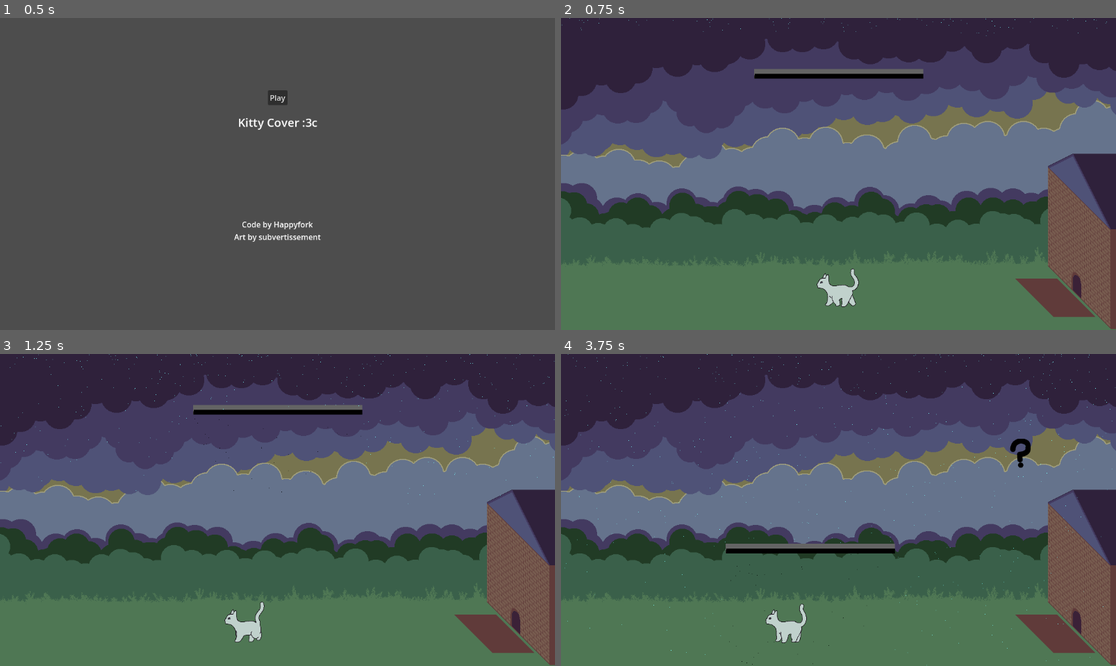
Above: before the commit, frames 1-4 (two rows, left to right).
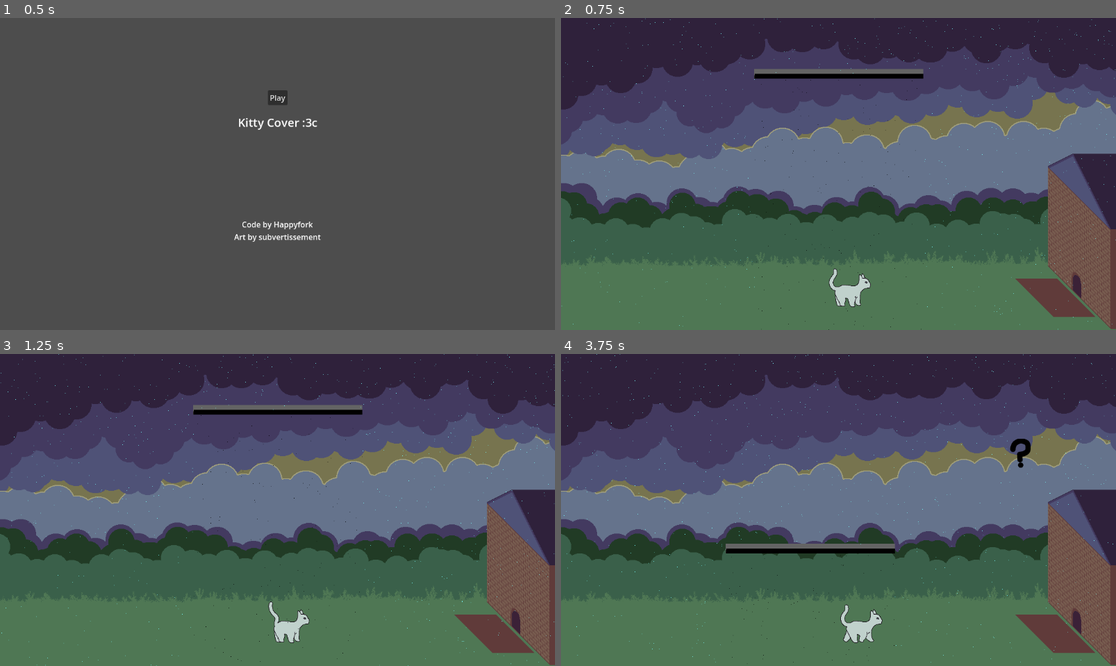
Above: after the commit, the same moments.

Repository: HappyFork/gwj58
Game: Godot game, scene res://scenes/main_menu.tscn
The game is run twice, just before and just after one commit, with the same random seed, the same clock (stepped at 60 frames per second) and the same inputs.
Inputs (mouse positions are in pixels of both pictures, inside the frame that each line leads up to):
- Up to frame 1 (0.5 s): no input
- Up to frame 2 (0.75 s): click "Play" at 0.5 s
- Up to frame 3 (1.25 s): no input
- Up to frame 4 (3.75 s): move the mouse to (960, 494) at 1.27 s; move the mouse to (727, 525) at 2.02 s; move the mouse to (894, 441) at 2.77 s; move the mouse to (810, 572) at 3.52 s

Frame 1 is identical in both runs. In frame 2, 0.7% of the frame differs, in the area x 0-100%, y 0-100%; in frame 3, 1.2%; in frame 4, 1.3%.

Commit message:
Tweak rain

Diff:
--- a/cat_umbrella_prototype.tscn
+++ b/cat_umbrella_prototype.tscn
@@ -32,9 +32,10 @@
 [node name="CPUParticles2D" type="CPUParticles2D" parent="."]
 modulate = Color(0.470588, 1, 1, 1)
 light_mask = 3
-position = Vector2(600, 0)
-amount = 1000
+position = Vector2(600, -110)
+amount = 2000
 lifetime = 2.0
+preprocess = 1.0
 local_coords = true
 emission_shape = 3
 emission_rect_extents = Vector2(600, 1)
--- a/nodes/cat.gd
+++ b/nodes/cat.gd
@@ -33,9 +33,9 @@
 
 # Decides what the cat does next, then does it!
 func decide():
-	print("Deciding!")
+	#print("Deciding!")
 
-	var choice = randi_range(0, 3) # Pick a random number between 0-2
+	var choice = randi_range(0, 2) # Pick a random number between 0-2
 	# 0 = Wait, 1 = Move right, 2 = Move left
 
 	# I'm embarrassed by how much copy-pasted code is below.
@@ -57,9 +57,9 @@
 		tween.tween_property( self, "position", dest, move_time )
 		tween.tween_callback( decide )
 	else:
+		# If the cat doesn't want to move or it cant.
 		animate_cat("idle")
-		# If the cat doesn't want to move or it cant. This isn't ideal, it means
-		# the cat only has a 1/3 chance of moving out of a corner.
+		# This isn't ideal, it means the cat only has a 1/3 chance of moving out of a corner.
 		# TODO: Random wait time?
 		timer.start()
 		# I probably don't need a timer node at this point... but whatever.
